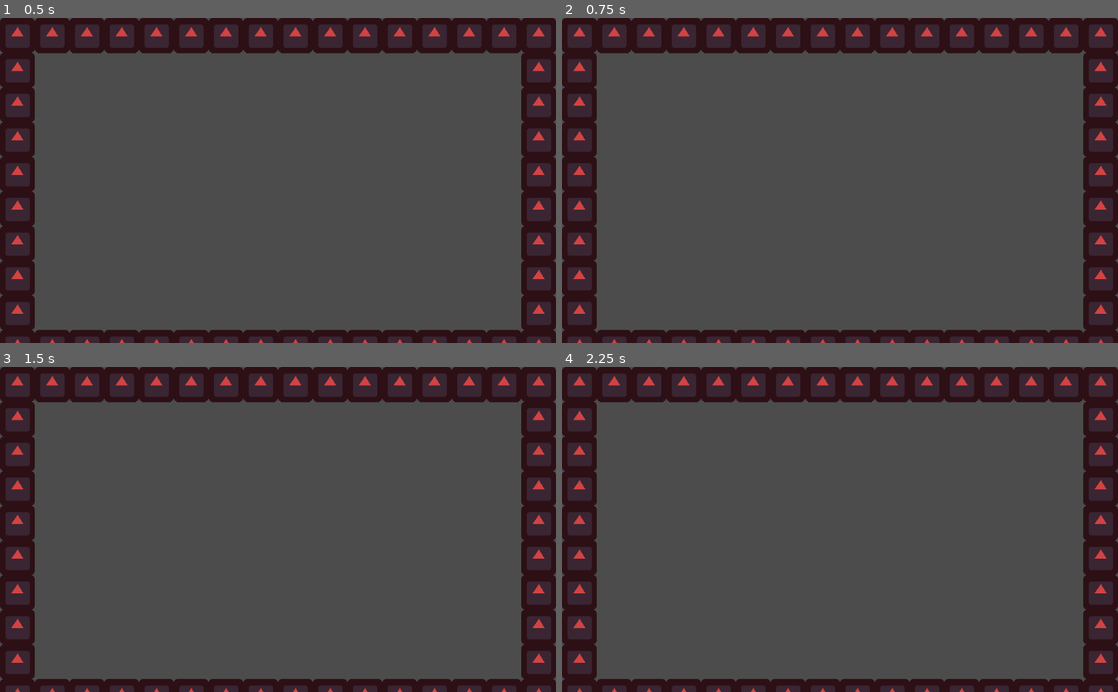
Above: before the commit, frames 1-4 (two rows, left to right).
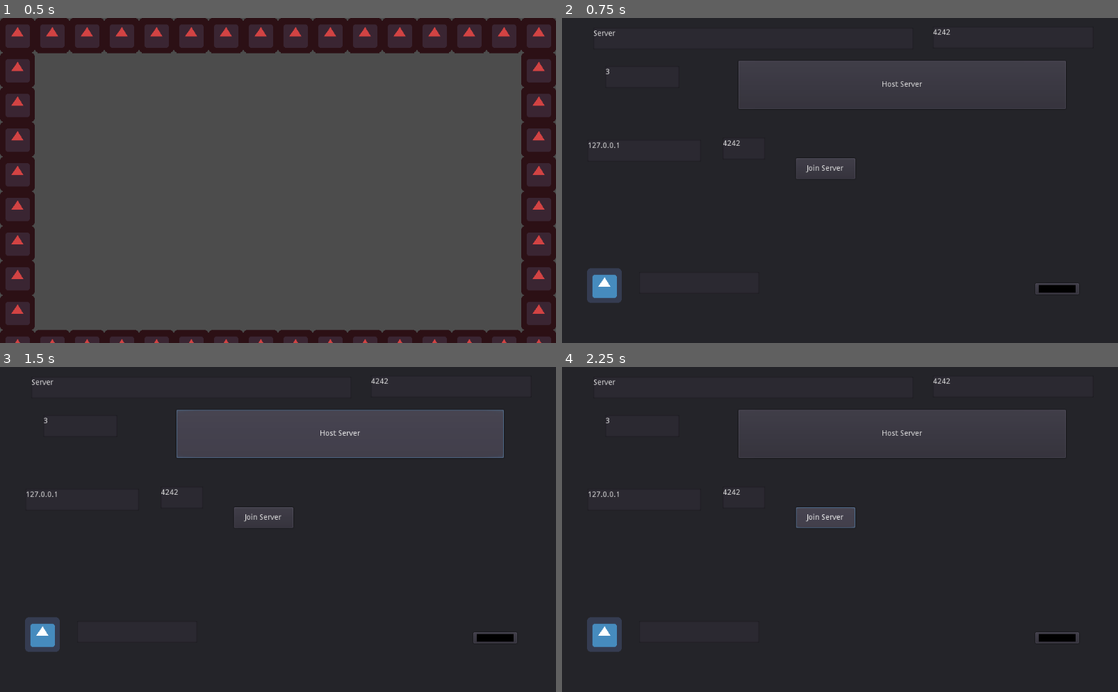
Above: after the commit, the same moments.

Repository: alexis-evelyn/Sweet-Tea
Game: Godot game, scene res://Worlds/World.tscn
The game is run twice, just before and just after one commit, with the same random seed, the same clock (stepped at 60 frames per second) and the same inputs. This scene is started directly instead of the project's main scene. The engine's default icon, where the game draws it, is replaced by a stand-in: a white triangle on a blue panel in a dark square.
Inputs (mouse positions are in pixels of both pictures, inside the frame that each line leads up to):
- Up to frame 1 (0.5 s): no input
- Up to frame 2 (0.75 s): tap Enter at 0.5 s; hold D from 0.53 s (still down); hold Q from 0.53 s (still down)
- Up to frame 3 (1.5 s): tap K at 0.8 s; release D at 1.25 s; release Q at 1.25 s; click (339, 435) at 1.25 s, where only the run after the commit has a clickable "Host Server"
- Up to frame 4 (2.25 s): click (823, 516) at 2 s, where only the run after the commit has a clickable "Join Server"

Frame 1 is identical in both runs. In frame 2, 69% of the frame differs, in the area x 0-100%, y 0-100%; in frame 3, 69%; in frame 4, 69%.

Commit message:
Fixed A Bug Where Client Could Crash Server

Diff:
--- a/Scripts/network.gd
+++ b/Scripts/network.gd
@@ -55,6 +55,9 @@
 func create_server():
 	var net = NetworkedMultiplayerENet.new() # Create Networking Node (for handling connections)
 
+	# https://docs.godotengine.org/en/3.1/classes/class_networkedmultiplayerenet.html
+	net.set_bind_ip("*") # Sets the IP Address the Server Binds to
+
 	# Could Not Create Server (probably port already in use or Failed Permissions)
 	if (net.create_server(server_info.used_port, server_info.max_players) != OK):
 		print("Failed to create server")
@@ -107,6 +110,37 @@
 	emit_signal("player_list_changed") # Notify Clients Of List Change
 	emit_signal("player_removed", pinfo) # Request Server To Remove Player
 
+func close_connection():
+	# Do different things depending on if server or client
+	if get_tree().is_network_server():
+		pass
+	else:
+		pass
+
+	players.clear() # Clear The Player List
+	gamestate.player_info.net_id = 1 # Reset Network ID To 1 (default value)
+	get_tree().set_network_peer(null) # Disable Network Peer
+
+	# TODO: Maybe Pull Up A Disconnected Message GUI (which will then go to NetworkMenu)
+	get_tree().change_scene("res://Menus/NetworkMenu.tscn")
+
+# Kicks Player From Server (outside of a server shutdown)
+func kick_player():
+	var net = get_tree().get_network_peer() # Grab the existing Network Peer Node
+
+	# TODO: Currently, the server disconnects everyone, but as chat gets added, the ability to select a peer (client) will be added to
+
+	# The server will do the kicking of players, but mods can request the server to do so (with the right permissions)
+	if get_tree().is_network_server():
+		for player in players:
+			if player != 1: # If player is not server
+				rpc_id(player, "player_kicked", "You, " + str(player) + ", has been kicked!!! Your IP address is: " + str(net.get_peer_address(player))) # Notify Player They Have Been Kicked
+				net.disconnect_peer(player, false) # Disconnect the peer immediately (true means no flushing messages)
+	pass
+
+puppet func player_kicked(message):
+	print("Kick Message: ", message)
+
 # Server Notified When A New Client Connects
 func _on_player_connected(id):
 	# Will Crash Server - print("Player ", players[id].name, " Connected to Server")
--- a/Scripts/world.gd
+++ b/Scripts/world.gd
@@ -32,6 +32,14 @@
 	else:
 		playerList.visible = false
 
+	# Closes Connection (Client and Server)
+	if Input.is_key_pressed(KEY_Q):
+		network.close_connection()
+
+	# Kicks Player (Server) - Will be replaced by chat command
+	if Input.is_key_pressed(KEY_K):
+		network.kick_player()
+
 # For the server only
 master func spawn_players_server(pinfo):
 	var coordinates = Vector2(300, 300) # Get rid of all references to this
@@ -51,6 +59,14 @@
 				print("Existing: ", id, " For: ", pinfo.net_id, " At Coordinates: ", player.position) # player.position grabs existing player's coordinates
 				# --------------------------Get rid of coordinates from the function arguments and retrieve coordinates from dictionary)--------------------------
 				# Separate Coordinate Variable From Rest of Function
+
+				# There seems to be a bug where if the client is kicked three times, then it crashes and can bring down the server either immediately or bring it down upon joining again.
+				# The server is brought down by a non-existent client node (I do not know why the client crashes as Godot's ENET code throws errors, not my code). However, solving the server crash issue seems to fix the client crash issue too.
+				# I am leaving these comments here incase the bug is still active. I need to make sure the client cannot send malformed packets and crash the server.
+				if !has_node(str(id) + "/KinematicBody2D"): # Checks Player Node Exists (incase of malformed client packets)
+					print("Node Does Not Exist!!! Client is: ", str(id))
+					break # Stops For Loop
+
 				rpc_id(pinfo.net_id, "spawn_players", network.players[id], player.position) # TODO: This line of code is at fault for the current bug
 
 			# Spawn the new player within the currently iterated player as long it's not the server
